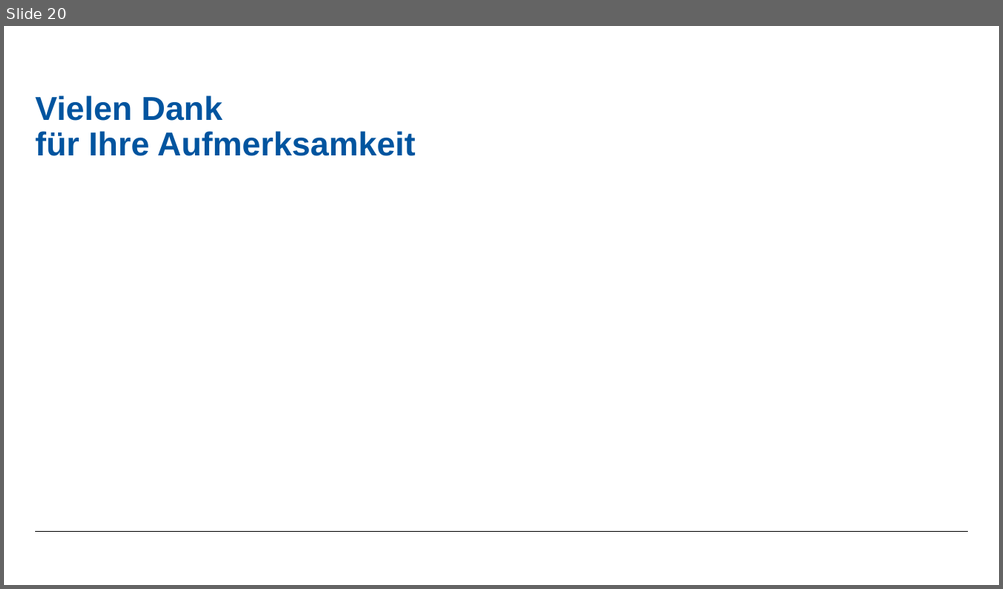
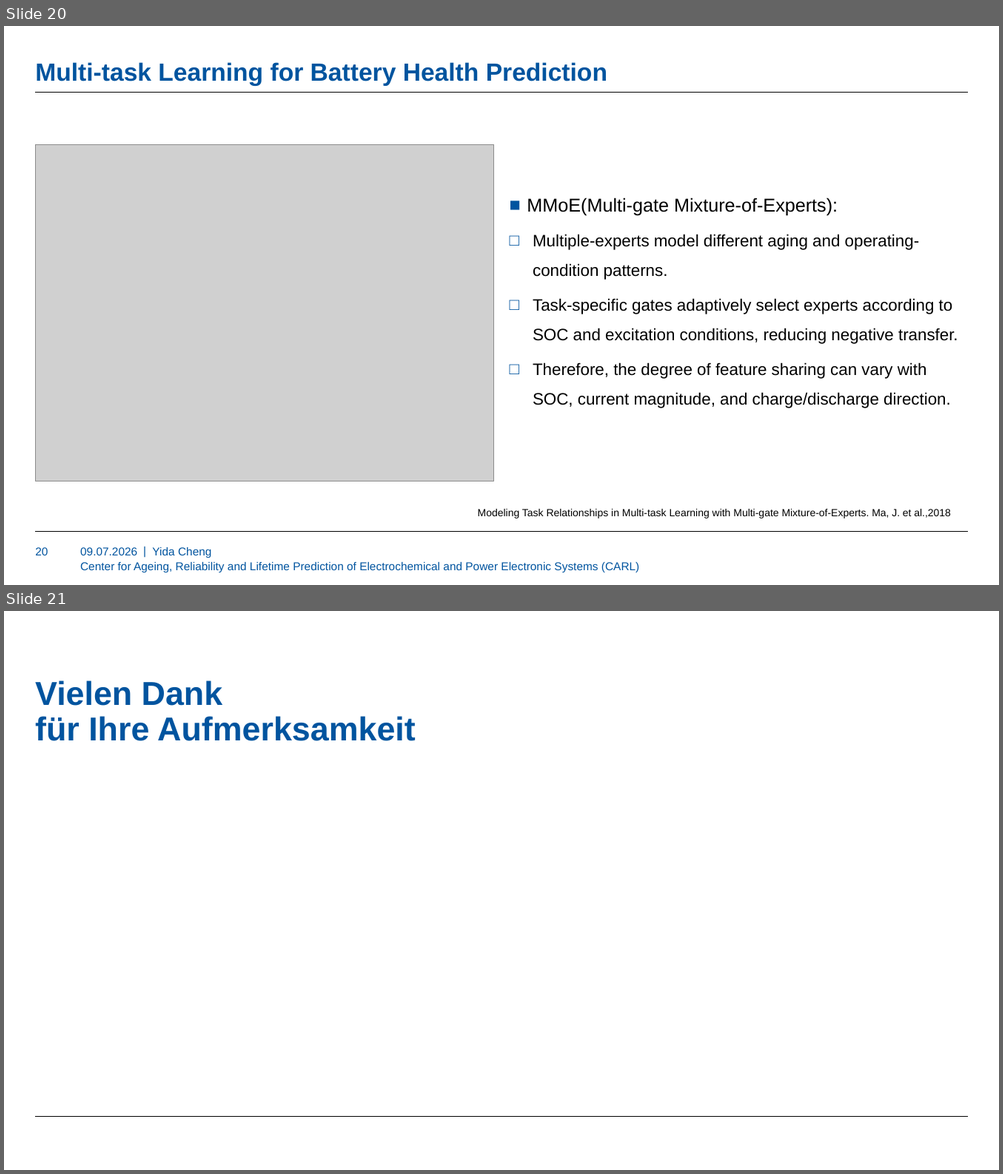
Before and after one commit to YIDA70/Yida-Masterarbeit, a slide deck: Mid-term presentation.pptx. Shown one above the other, each under a label of ours: slide 20 before the commit, slides 20 and 21 after it. The pictures are 1003x589 and 1003x1174 pixels, drawn with LibreOffice and Linux fonts; fonts in the diff are those of the drawing; grey boxes stand for pictures; background and template pictures are left out. Boxes give left, top, right and bottom in pixels: in the first picture for what was removed or moved away, otherwise in the second. Text is boxed around its words. In the diff, an @@ line names an element or a change of style, - is before the commit and + after.

```diff
--- a/Mid-term presentation.pptx
+++ b/Mid-term presentation.pptx
@@ slide 20 added at <box>4,26,999,585</box>, background #FFFFFF; not listed: 1 template element that a slide beside it also shows @@
@@ title added at <box>35,62,607,86</box>, 24 pt, text #00549F, bold @@
+Multi-task Learning for Battery Health Prediction
@@ line added from (35, 93) to (967, 93), #000000 0.5 pt @@
@@ picture added at <box>35,144,494,482</box> @@
@@ text added at <box>526,198,958,409</box>, 16 pt, text #000000 @@
+■ MMoE(Multi-gate Mixture-of-Experts):
+□ Multiple-experts model different aging and operating-condition patterns.
+□ Task-specific gates adaptively select experts according to SOC and excitation conditions, reducing negative transfer.
+□ Therefore, the degree of feature sharing can vary with SOC, current magnitude, and charge/discharge direction.
@@ text added at <box>478,509,950,519</box>, 10 pt, text #000000 @@
+Modeling Task Relationships in Multi-task Learning with Multi-gate Mixture-of-Experts. Ma, J. et al.,2018
@@ page number added at <box>35,548,48,556</box>, 11 pt, text #00549F @@
+20
@@ text added at <box>80,548,137,556</box>, 11 pt, text #00549F @@
+09.07.2026
@@ text added at <box>144,545,147,559</box>, 11 pt, text #00549F @@
+|
@@ text added at <box>152,548,211,558</box>, 11 pt, text #00549F @@
+Yida Cheng
@@ text added at <box>80,562,639,573</box>, 11 pt, text #00549F @@
+Center for Ageing, Reliability and Lifetime Prediction of Electrochemical and Power Electronic Systems (CARL)
@@ what was slide 20 is now slide 21 @@
```
Also in this commit, not shown: 6 slides changed.
